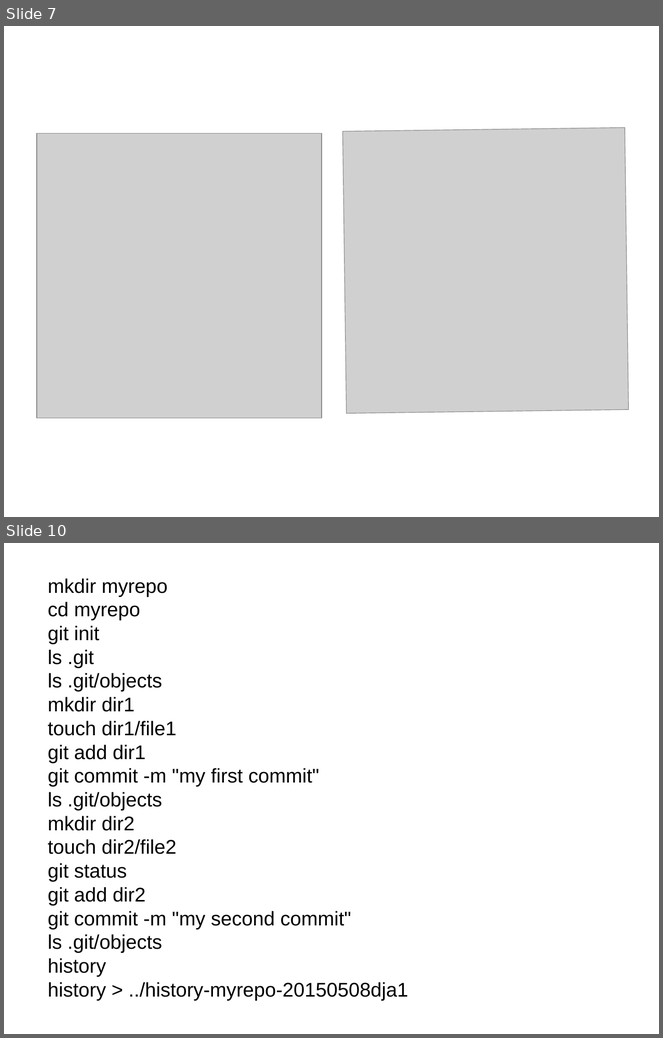
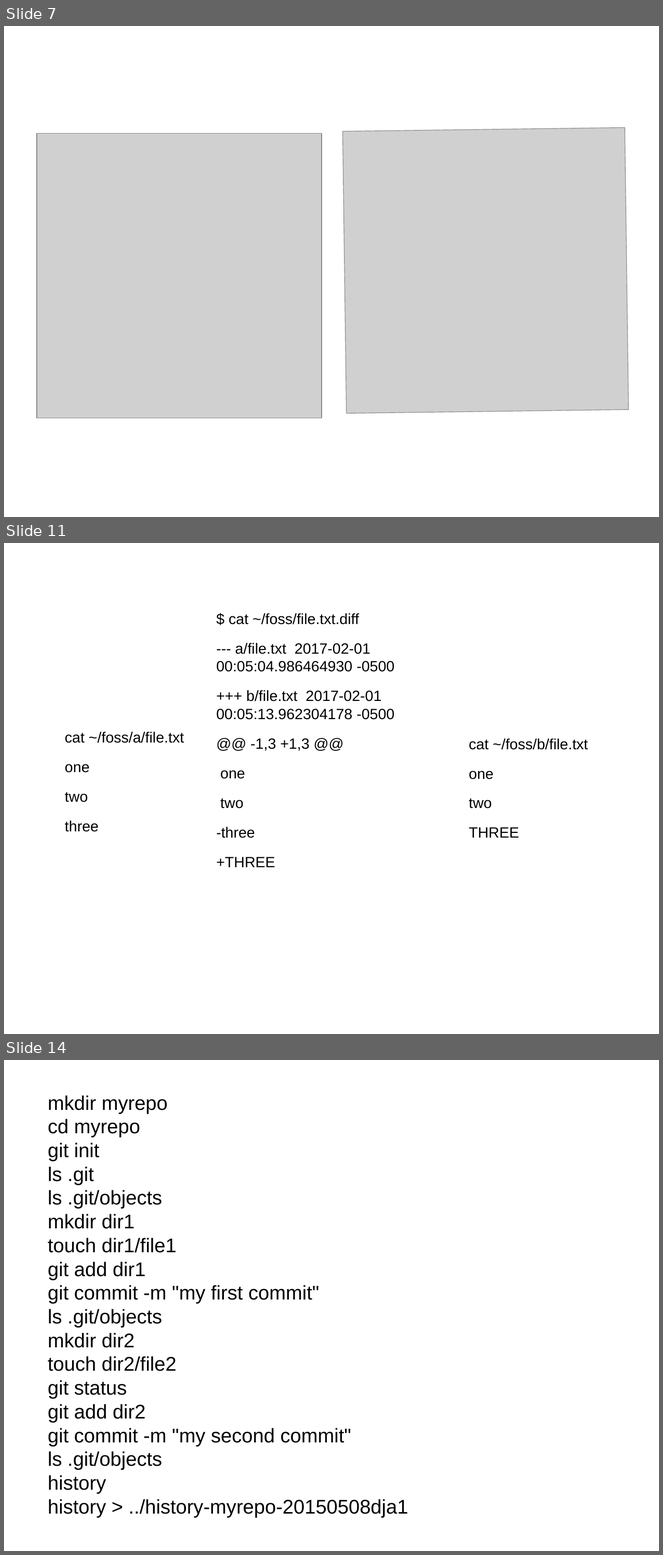
Before and after one commit to decause/hfoss, a slide deck: static/decks/g-b4-gh-txt.odp. Shown one above the other, each under a label of ours: slides 7 and 10 before the commit, slides 7, 11 and 14 after it; the slides between them are not shown. The pictures are 663x1038 and 663x1555 pixels, drawn with LibreOffice and Linux fonts; fonts in the diff are those of the drawing; grey boxes stand for pictures. Boxes give left, top, right and bottom in pixels: in the first picture for what was removed or moved away, otherwise in the second. Text is boxed around its words. In the diff, an @@ line names an element or a change of style, - is before the commit and + after.

```diff
--- a/static/decks/g-b4-gh-txt.odp
+++ b/static/decks/g-b4-gh-txt.odp
@@ slide 11 added at (x1=4, y1=543, x2=659, y2=1034), background #FFFFFF @@
@@ text added at (x1=216, y1=613, x2=395, y2=867), 18 pt, text #000000 @@
+$ cat ~/foss/file.txt.diff
+--- a/file.txt 2017-02-01 00:05:04.986464930 -0500
++++ b/file.txt 2017-02-01 00:05:13.962304178 -0500
+@@ -1,3 +1,3 @@
+one
+two
+-three
++THREE
@@ text added at (x1=65, y1=732, x2=184, y2=832), 18 pt, text #000000 @@
+cat ~/foss/a/file.txt
+one
+two
+three
@@ text added at (x1=469, y1=739, x2=588, y2=838), 18 pt, text #000000 @@
+cat ~/foss/b/file.txt
+one
+two
+THREE
@@ what was slide 10 is now slide 14 @@
```
Also in this commit, not shown: 3 slides changed, 3 other slides added.
